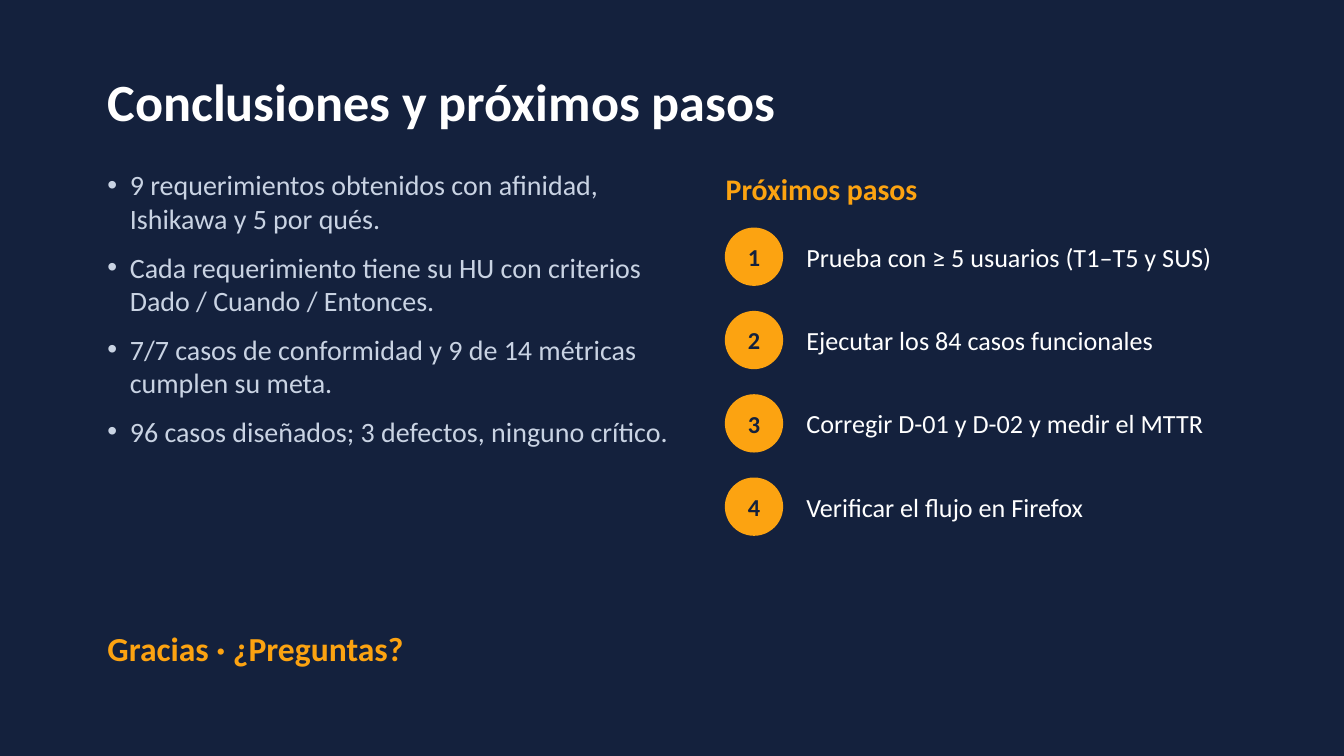
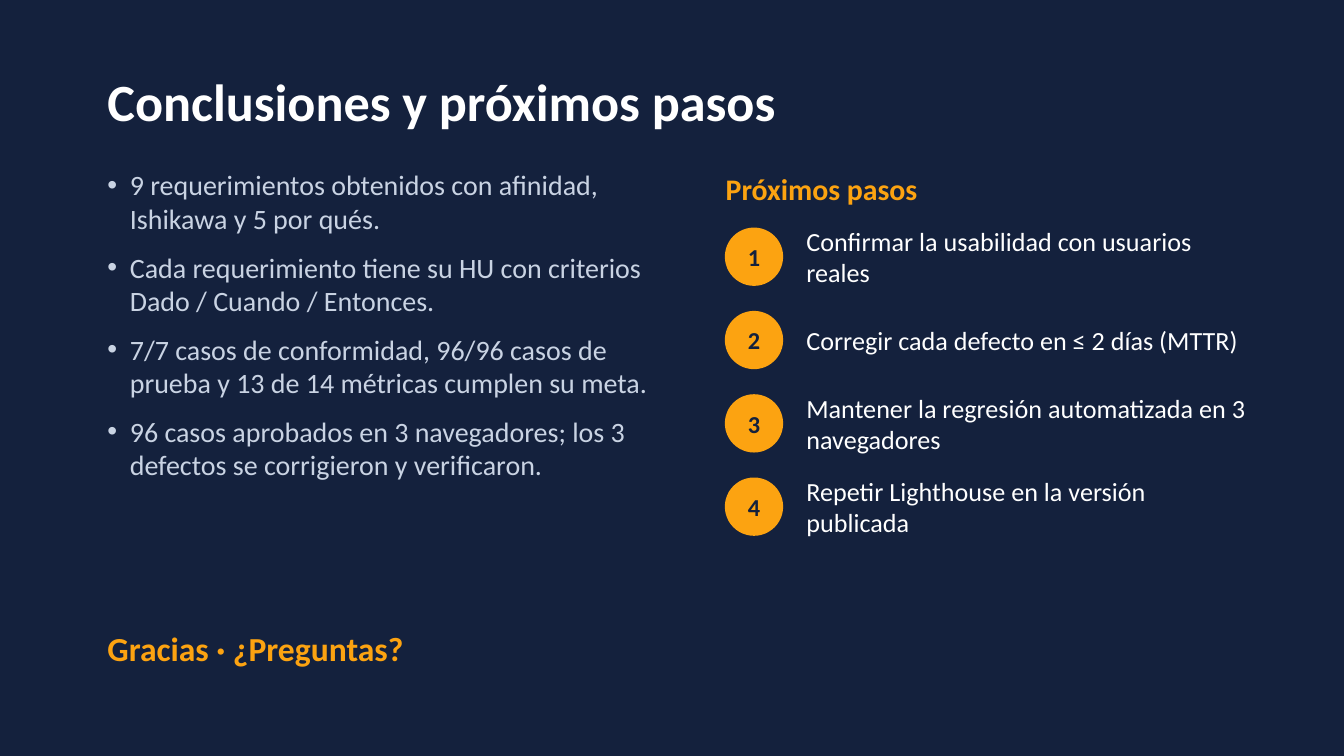
Before and after one commit to diegoaaron/calidadProyecto, a slide deck: slide 35 of docs/Presentacion_Pruebas_Calidad_Conformidad.pptx. Drawn at 1344x756 pixels with LibreOffice and Linux fonts; fonts in the diff are those of the drawing. Boxes give left, top, right and bottom in pixels: in the first picture for what was removed or moved away, otherwise in the second. Text is boxed around its words. In the diff, an @@ line names an element or a change of style, - is before the commit and + after.

Commit message:
Análisis de usabilidad, ejecución del Plan de Pruebas y actualización de los planes
- Analisis_de_Usabilidad.docx: 8 participantes (1 piloto real y 7 sintéticos),
  90 % de éxito y SUS 84,4.
- Plan de Pruebas v1.1: 96/96 casos aprobados en Chrome, Edge y Firefox,
  defectos corregidos y regresión (sección 13 y Anexo D).
- Plan de Calidad v1.1: 13 de 14 métricas cumplen; MTTR de 15 días.
- Prueba de Conformidad v1.1: NC-01 corregida y CC06 repetido.
- Presentación y CLAUDE.md actualizados.

```diff
--- a/docs/Presentacion_Pruebas_Calidad_Conformidad.pptx
+++ b/docs/Presentacion_Pruebas_Calidad_Conformidad.pptx
@@ text at [806,233,1191,282]: text changed @@
-Prueba con ≥ 5 usuarios (T1–T5 y SUS)
+Confirmar la usabilidad con usuarios reales
@@ text at [130,340,647,480]: text changed @@
-• 7/7 casos de conformidad y 9 de 14 métricas cumplen su meta.
-• 96 casos diseñados; 3 defectos, ninguno crítico.
+• 7/7 casos de conformidad, 96/96 casos de prueba y 13 de 14 métricas cumplen su meta.
+• 96 casos aprobados en 3 navegadores; los 3 defectos se corrigieron y verificaron.
@@ text at [806,331,1237,355]: text changed @@
-Ejecutar los 84 casos funcionales
+Corregir cada defecto en ≤ 2 días (MTTR)
@@ text at [806,400,1245,454]: text changed @@
-Corregir D-01 y D-02 y medir el MTTR
+Mantener la regresión automatizada en 3 navegadores
@@ text at [806,483,1145,537]: text changed @@
-Verificar el flujo en Firefox
+Repetir Lighthouse en la versión publicada
```
Also in this commit, not shown: 5 other slides changed, 5 other files.
